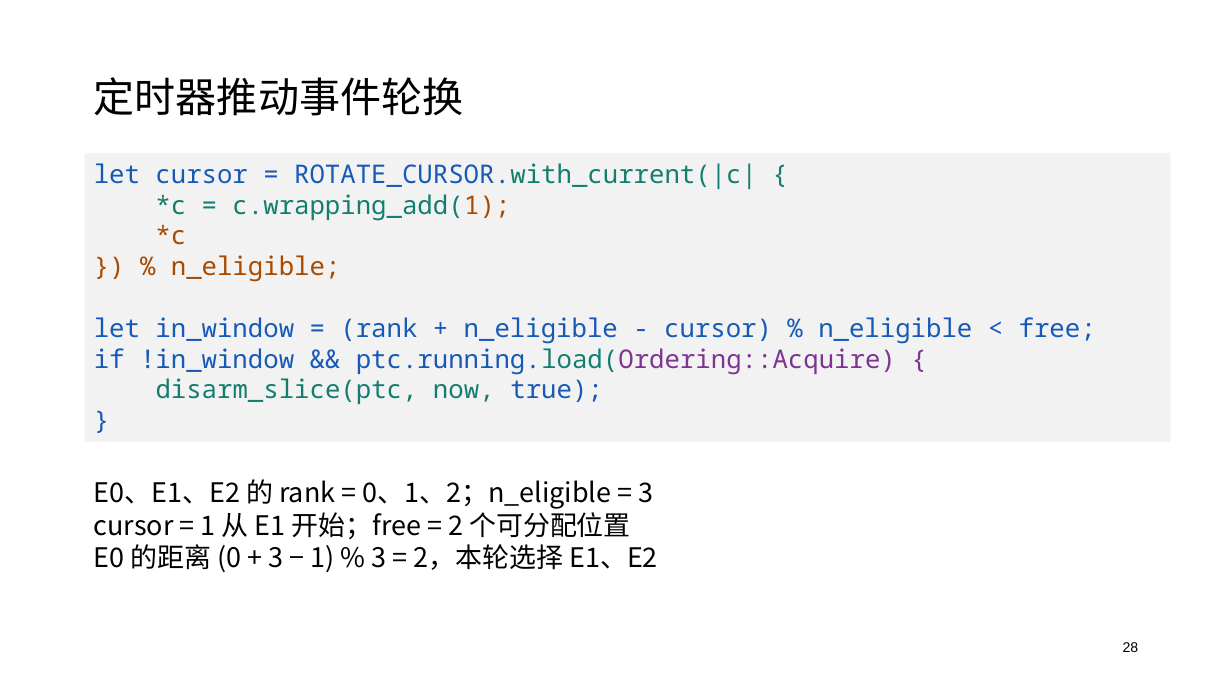
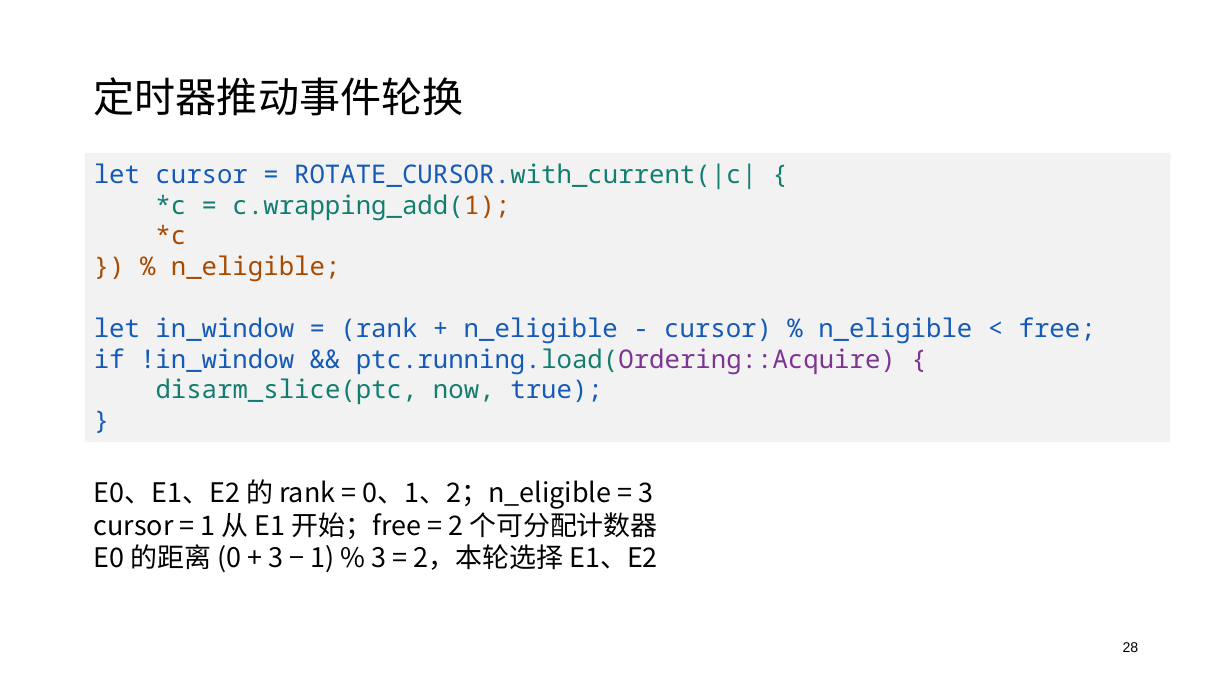
Before and after one commit to oscomp-posad/tgoskits, a slide deck: slide 28 of docs/presentations/starryos-perf.pptx. Drawn at 1232x693 pixels with LibreOffice and Linux fonts; fonts in the diff are those of the drawing. Boxes give left, top, right and bottom in pixels: in the first picture for what was removed or moved away, otherwise in the second. Text is boxed around its words. In the diff, an @@ line names an element or a change of style, - is before the commit and + after.

```diff
--- a/docs/presentations/starryos-perf.pptx
+++ b/docs/presentations/starryos-perf.pptx
@@ text at [94,507,658,539]: text changed @@
-cursor = 1 从 E1 开始；free = 2 个可分配位置
+cursor = 1 从 E1 开始；free = 2 个可分配计数器
```
Also in this commit, not shown: 7 other slides changed, 1 other file.
